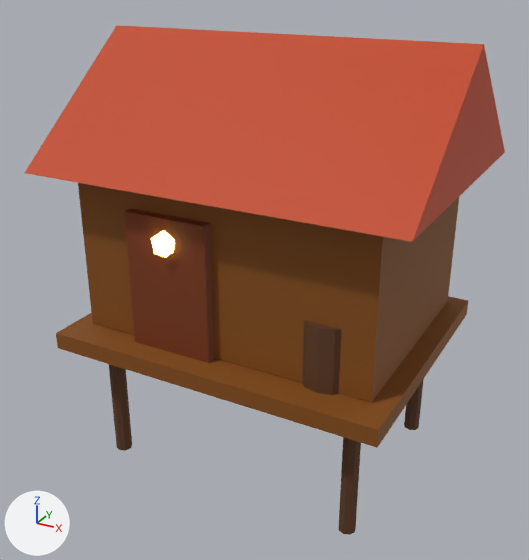
The glTF model modelos/entorno/casa_bata.glb: old version first, new version second.
Camera for both pictures: a 50 mm lens placed at (3.43, -6.41, 4.86), pointed at (-0.06, -0.05, 1.68). Lighting does not change. The marker at lower left points along +X, +Y and +Z. The picture after the commit comes second. Where no turn or scale is listed for an object, it has been applied to the vertices. Vertices at exactly the same position are counted once.
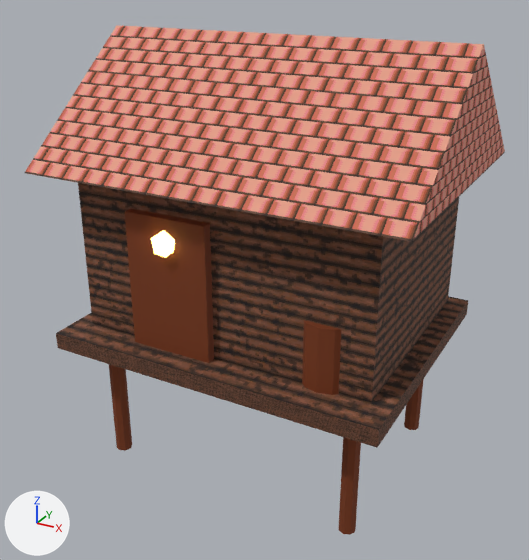
Pixel boxes [x1, y1, x2, y2] of what changed, in the pictures (529 x 560 px):
'Bata_Techo', recoloured, surface changed: [25, 25, 505, 242] in both
'Cube.001', recoloured, surface changed: [78, 183, 459, 402] in both
'Cube', recoloured: [56, 296, 468, 448] in both
'Cylinder.004', recoloured: [302, 320, 342, 395] in both
'Cylinder.002', recoloured: [339, 437, 361, 535] in both
'Cylinder', recoloured: [109, 364, 132, 451] in both
'Cylinder.003', recoloured: [404, 380, 423, 430] in both

Diff of the bpy script that builds the scene:
```diff
--- a/modelos/entorno/casa_bata.glb.py
+++ b/modelos/entorno/casa_bata.glb.py
@@ img_teja_cobriza_tile @@
+img_teja_cobriza_tile = load_image('teja_cobriza_tile', '_unpacked/teja_cobriza_tile', 128, 128, 'sRGB')
@@ img_pared_troncos_tile @@
+img_pared_troncos_tile = load_image('pared_troncos_tile', '_unpacked/pared_troncos_tile', 128, 128, 'sRGB')
@@ mat_mat_bata_teja @@
+mat_mat_bata_teja = principled_material('Mat_Bata_Teja')
+mat_mat_bata_teja.texture = img_teja_cobriza_tile
+mat_mat_bata_teja.roughness = 0.8
@@ mat_mat_bata_troncos @@
+mat_mat_bata_troncos = principled_material('Mat_Bata_Troncos')
+mat_mat_bata_troncos.texture = img_pared_troncos_tile
+mat_mat_bata_troncos.roughness = 0.85
@@ me_cylinder @@
 me_cylinder.from_pydata(...)  # 16 vertices, 28 faces; spans x -0.09..0.09, y -0.09..0.09, z -0.75..0.75
-me_cylinder.materials.append(mat_mat_madera_tronco)  # brown #5c381e
+me_cylinder.materials.append(mat_mat_madera_viga)  # brown #78350f
@@ me_cylinder_002 @@
 me_cylinder_002.from_pydata(...)  # 16 vertices, 28 faces; spans x -0.09..0.09, y -0.09..0.09, z -0.75..0.75
-me_cylinder_002.materials.append(mat_mat_madera_tronco)  # brown #5c381e
+me_cylinder_002.materials.append(mat_mat_madera_viga)  # brown #78350f
@@ me_cylinder_003 @@
 me_cylinder_003.from_pydata(...)  # 16 vertices, 28 faces; spans x -0.09..0.09, y -0.09..0.09, z -0.75..0.75
-me_cylinder_003.materials.append(mat_mat_madera_tronco)  # brown #5c381e
+me_cylinder_003.materials.append(mat_mat_madera_viga)  # brown #78350f
@@ me_cube @@
 me_cube.from_pydata(...)  # 8 vertices, 12 faces; spans x -1.8..1.8, y -1.45..1.45, z -0.09..0.09
-me_cube.materials.append(mat_mat_madera_tablas)  # brown #854d0e
+me_cube.materials.append(mat_mat_bata_troncos)  # picture img_pared_troncos_tile
@@ me_cube_001 @@
 me_cube_001.from_pydata(...)  # 8 vertices, 12 faces; spans x -1.6..1.6, y -1.2..1.2, z -0.9..0.9
 # used by ob_cube_001; location = (0.0, 0.1, 2.15)
-me_cube_001.materials.append(mat_mat_madera_tablas)  # brown #854d0e
+# me_cube_001 part 1: texture (UV) coordinates of 12 of 12 faces, centred in x -1.6..1.6, y -1.2..1.2, z -0.9..0.9, changed; they spanned u 0.12..0.88, v 0.0..1.0 and now span u -0.6..0.6, v -0.5..0.5
+me_cube_001.materials.append(mat_mat_bata_troncos)  # picture img_pared_troncos_tile
@@ me_bata_techo @@
 me_bata_techo.from_pydata(...)  # 6 vertices, 8 faces; spans x -1.95..1.95, y -1.45..1.65, z 2.95..4.2
 # used by ob_bata_techo; location = (0.0, 0.0, 0.0)
-me_bata_techo.materials.append(mat_mat_teja_cobriza)  # orange #c2410c
+# me_bata_techo part 2: texture (UV) coordinates changed
+me_bata_techo.materials.append(mat_mat_bata_teja)  # picture img_teja_cobriza_tile
@@ me_cylinder_004 @@
 me_cylinder_004.from_pydata(...)  # 24 vertices, 44 faces; spans x -0.28..0.28, y -0.28..0.28, z -0.35..0.35
-me_cylinder_004.materials.append(mat_mat_madera_tronco)  # brown #5c381e
+me_cylinder_004.materials.append(mat_mat_madera_viga)  # brown #78350f
```
